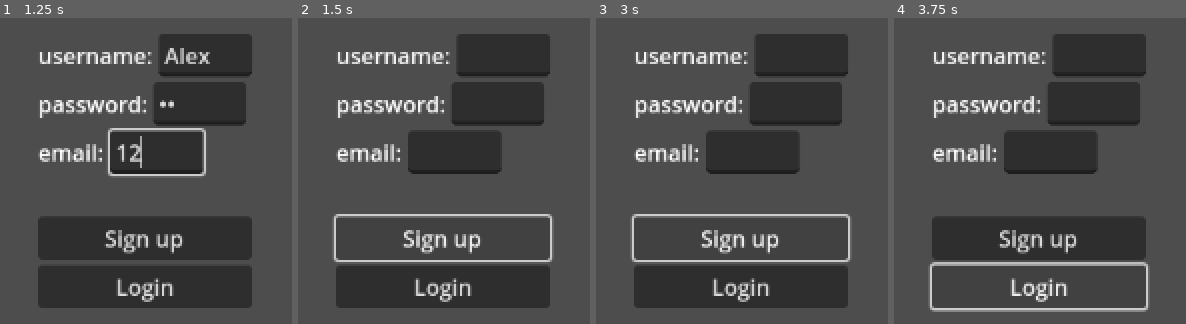
Above: before the commit, frames 1-4 (left to right).
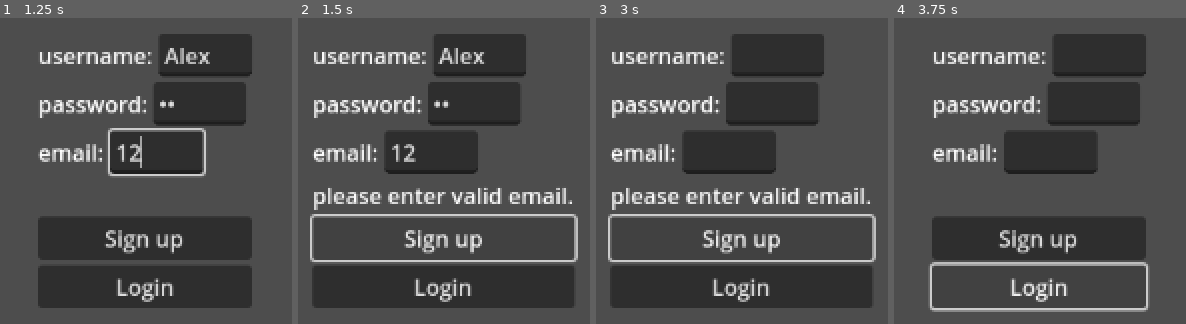
Above: after the commit, the same moments.

Repository: SHyun1999/GodotFrontendTest
Game: Godot game, scene res://signup.tscn
Two runs of this game, one before a commit and one after it. Both use one fixed random seed, a clock stepped at 60 frames per second and the inputs below.
Inputs (mouse positions are in pixels of both pictures, inside the frame that each line leads up to):
- Up to frame 1 (1.25 s): click (204, 54) at 0.52 s; type "Alex" at 0.6 s; click (198, 103) at 0.75 s; type "12" at 0.83 s; click (157, 152) at 0.98 s; type "12" at 1.07 s
- Up to frame 2 (1.5 s): click "Sign up" at 1.25 s
- Up to frame 3 (3 s): click "Login" at 2 s; click "Sign up" at 2.75 s
- Up to frame 4 (3.75 s): click "Login" at 3.5 s

Frame 1 is identical in both runs. In frame 2, 16% of the frame differs, in the area x 4-96%, y 5-95%; in frame 3, 16%; in frame 4, nothing differs.

Commit message:
baby email validation

Diff:
--- a/signup.gd
+++ b/signup.gd
@@ -17,7 +17,15 @@
 	message_label.text = data
 
 
+func is_valid_email(email: String) -> bool:
+	return email.match("*@*.*")
+
+
 func _on_button_pressed() -> void:
+	if not is_valid_email(email.text):
+		message_label.text = 'please enter valid email.'
+		return
+
 	var body = JSON.new().stringify(
 		{
 			'username': username.text,
@@ -35,4 +43,5 @@
 	var form_data = "username={username}&password={password}".format({
 		"username": username.text,
 		"password": pwd.text})
-	http_request.request("http://127.0.0.1:8080/auth/token/", headers, HTTPClient.METHOD_POST, form_data)
+	http_request.request("http://127.0.0.1:8080/auth/token/", headers,
+		HTTPClient.METHOD_POST, form_data)
